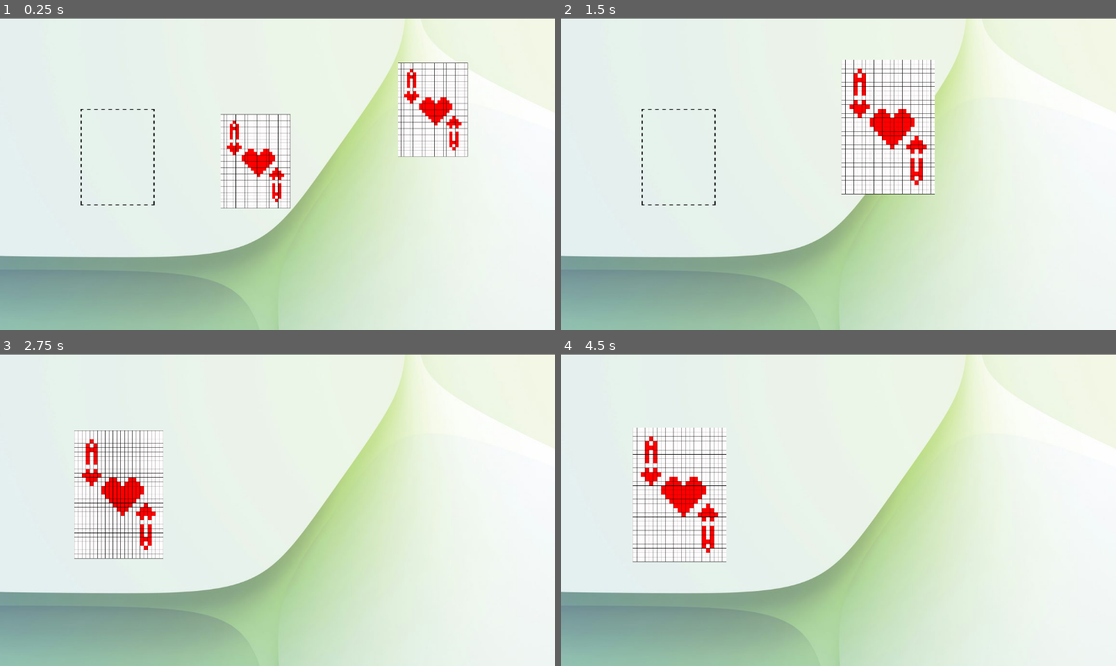
Above: before the commit, frames 1-4 (two rows, left to right).
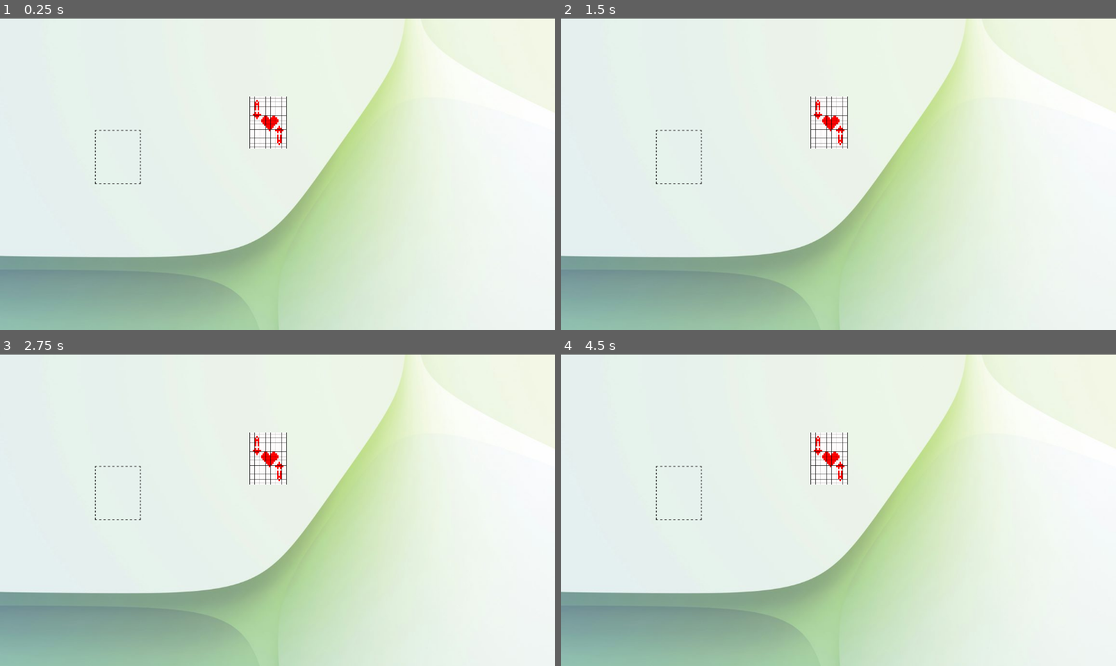
Above: after the commit, the same moments.

Repository: RobertChung15/karuta
Game: Godot game, scene res://play_space.tscn
Same seed, same stepped clock (60 frames per second), same inputs: the game is played once before the commit and once after it.
Inputs (mouse positions are in pixels of both pictures, inside the frame that each line leads up to):
- Up to frame 1 (0.25 s): no input
- Up to frame 2 (1.5 s): tap Enter at 0.5 s; drag from (816, 161) to (993, 108) at 0.52 s; tap Space at 1.25 s; drag from (993, 111) to (677, 158) at 1.27 s
- Up to frame 3 (2.75 s): tap Enter at 2 s; move the mouse to (333, 441) at 2.02 s; click (333, 441) at 2.17 s
- Up to frame 4 (4.5 s): tap Space at 2.75, 4.25 s; drag from (810, 572) to (677, 494) at 2.77 s; tap Enter at 3.5 s; move the mouse to (1005, 556) at 3.52 s; click (1005, 556) at 3.67 s; drag from (672, 463) to (755, 432) at 4.27 s

The runs differ from the first frame. In frame 1, 4.2% of the frame differs, in the area x 14-85%, y 14-62%; in frame 2, 4.3%, in the area x 14-68%, y 13-61%; in frame 3, 3.5%; in frame 4, 3.7%.

Commit message:
card slots

Diff:
--- /dev/null
+++ b/CardSlot.gd
@@ -0,0 +1,11 @@
+extends Node2D
+
+var hasCard = false
+# Called when the node enters the scene tree for the first time.
+func _ready():
+	add_to_group("card_slots")
+
+
+# Called every frame. 'delta' is the elapsed time since the previous frame.
+func _process(_delta):
+	pass
--- a/card_base.tscn
+++ b/card_base.tscn
@@ -22,6 +22,7 @@
 		position = get_global_mouse_position() + offset
 
 
+
 func _input(event: InputEvent) -> void:
 	if event is InputEventMouseButton:
 		if(Input.is_action_just_pressed(\"leftClick\")):
@@ -33,8 +34,18 @@
 					offset = position - get_global_mouse_position()
 		else:
 			dragging = false
+			checkForSlot()
 	if dragging:
 		position = get_global_mouse_position() + offset
+
+
+func checkForSlot():
+	var areas = $Area2D.get_overlapping_areas()
+	for area in areas:
+		if area.get_parent().is_in_group(\"card_slots\"):
+			position = area.get_parent().position
+			area.get_parent().hasCard = true
+			print(area.get_parent().hasCard)
 
 func _on_area_2d_mouse_entered() -> void:
 	highlight_card(self, true)
@@ -44,11 +55,12 @@
 
 func highlight_card(card, hovered):
 	if hovered:
-		card.scale = Vector2(1.05, 1.05)
+		card.scale = Vector2(0.511, 0.509)
 		card.z_index = 2
 	else:
-		card.scale = Vector2(1, 1)
+		card.scale = Vector2(0.411, 0.409)
 		card.z_index = 1
+
 "
 
 [sub_resource type="RectangleShape2D" id="RectangleShape2D_kokau"]
@@ -56,7 +68,7 @@
 
 [node name="CardBase" type="Node2D"]
 position = Vector2(2, 0)
-scale = Vector2(0.78246, 0.731904)
+scale = Vector2(0.411288, 0.408691)
 script = SubResource("GDScript_rgs8r")
 
 [node name="CardImage" type="Sprite2D" parent="."]
--- /dev/null
+++ b/card_slot.tscn
@@ -0,0 +1,24 @@
+[gd_scene load_steps=4 format=3 uid="uid://xgtudmwld1y5"]
+
+[ext_resource type="Script" path="res://CardSlot.gd" id="1_j3nng"]
+[ext_resource type="Texture2D" uid="uid://d4cd7ue0wahuw" path="res://CardSlot.png" id="2_3kl61"]
+
+[sub_resource type="RectangleShape2D" id="RectangleShape2D_8yw73"]
+size = Vector2(142, 198)
+
+[node name="CardSlot" type="Node2D"]
+position = Vector2(246, 289)
+scale = Vector2(0.61662, 0.556134)
+script = ExtResource("1_j3nng")
+
+[node name="CardSlotImage" type="Sprite2D" parent="."]
+position = Vector2(-2, 0)
+scale = Vector2(0.85181, 0.757072)
+texture = ExtResource("2_3kl61")
+
+[node name="Area2D" type="Area2D" parent="."]
+position = Vector2(-6, 6)
+
+[node name="CollisionShape2D" type="CollisionShape2D" parent="Area2D"]
+position = Vector2(4, -4)
+shape = SubResource("RectangleShape2D_8yw73")
--- a/play_space.tscn
+++ b/play_space.tscn
@@ -1,12 +1,9 @@
-[gd_scene load_steps=6 format=3 uid="uid://b01whpddtxbik"]
+[gd_scene load_steps=5 format=3 uid="uid://b01whpddtxbik"]
 
 [ext_resource type="Script" path="res://play_space.gd" id="1_3ko77"]
 [ext_resource type="Texture2D" uid="uid://d1nw05mqcxk31" path="res://background.jpg" id="1_d6pml"]
 [ext_resource type="PackedScene" uid="uid://dtgnj01ybrpo0" path="res://card_base.tscn" id="3_6eepd"]
-[ext_resource type="Texture2D" uid="uid://d4cd7ue0wahuw" path="res://CardSlot.png" id="4_dsawi"]
-
-[sub_resource type="RectangleShape2D" id="RectangleShape2D_8yw73"]
-size = Vector2(142, 198)
+[ext_resource type="PackedScene" uid="uid://xgtudmwld1y5" path="res://card_slot.tscn" id="4_m4qv0"]
 
 [node name="PlaySpace" type="Node2D"]
 script = ExtResource("1_3ko77")
@@ -14,10 +11,7 @@
 [node name="Cards" type="Node" parent="."]
 
 [node name="CardBase" parent="Cards" instance=ExtResource("3_6eepd")]
-position = Vector2(537, 294)
-
-[node name="CardBase2" parent="Cards" instance=ExtResource("3_6eepd")]
-position = Vector2(905, 187)
+position = Vector2(560, 215)
 
 [node name="Background" type="Sprite2D" parent="."]
 position = Vector2(1500, 1001)
@@ -25,17 +19,4 @@
 
 [node name="RayCast2D" type="RayCast2D" parent="."]
 
-[node name="CardSlot" type="Node2D" parent="."]
-position = Vector2(246, 289)
-
-[node name="CardSlotImage" type="Sprite2D" parent="CardSlot"]
-position = Vector2(-2, 0)
-scale = Vector2(0.85181, 0.757072)
-texture = ExtResource("4_dsawi")
-
-[node name="Area2D" type="Area2D" parent="CardSlot"]
-position = Vector2(-6, 6)
-
-[node name="CollisionShape2D" type="CollisionShape2D" parent="CardSlot/Area2D"]
-position = Vector2(4, -4)
-shape = SubResource("RectangleShape2D_8yw73")
+[node name="CardSlot" parent="." instance=ExtResource("4_m4qv0")]
--- a/project.godot
+++ b/project.godot
@@ -12,7 +12,7 @@
 
 config/name="Karuta"
 run/main_scene="res://play_space.tscn"
-config/features=PackedStringArray("4.3", "Mobile")
+config/features=PackedStringArray("4.2", "Mobile")
 config/icon="res://icon.svg"
 
 [input]
